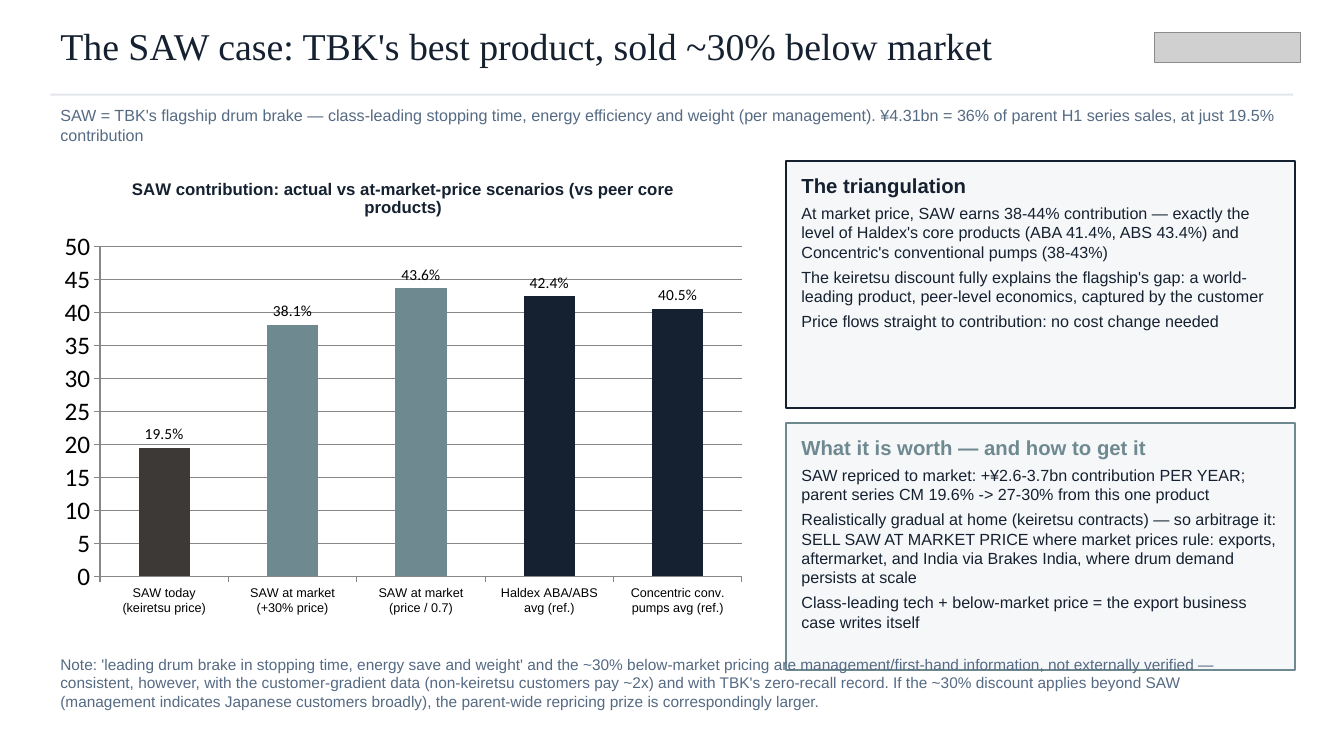
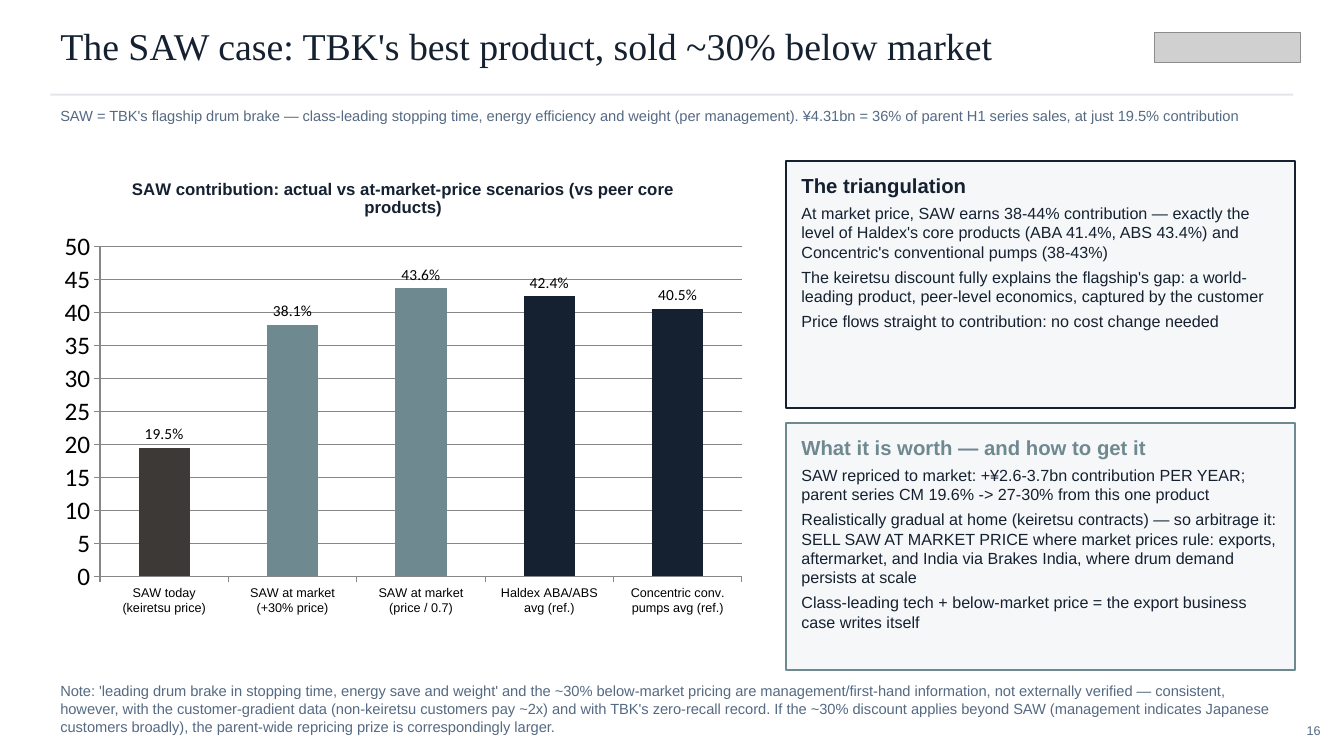
Before and after one commit to charette-lab/Claude, a slide deck: slide 16 of TBK_rd_gap_slides.pptx (slide 15 before the commit). Drawn at 1344x756 pixels with LibreOffice and Linux fonts; fonts in the diff are those of the drawing; grey boxes stand for pictures. Boxes give left, top, right and bottom in pixels: in the first picture for what was removed or moved away, otherwise in the second. Text is boxed around its words. In the diff, an @@ line names an element or a change of style, - is before the commit and + after.

```diff
--- a/TBK_rd_gap_slides.pptx
+++ b/TBK_rd_gap_slides.pptx
@@ text "SAW = TBK's flagship drum ..." at (60, 110, 1238, 124): size 11.5 to 10.5 pt @@
@@ text "Note: 'leading drum brake in ...": place and size @@
-text "Note: 'leading drum brake in ..." at (60, 658, 1194, 710)
+text "Note: 'leading drum brake in ..." at (60, 685, 1269, 735)
@@ text "Note: 'leading drum brake in ..." at (60, 685, 1269, 735): size 11 to 10.5 pt @@
@@ text added at (1307, 726, 1321, 735), 9 pt, text #556A83 @@
+16
```
Also in this commit, not shown: 25 other slides changed, 1 slide added, 1 other file.
